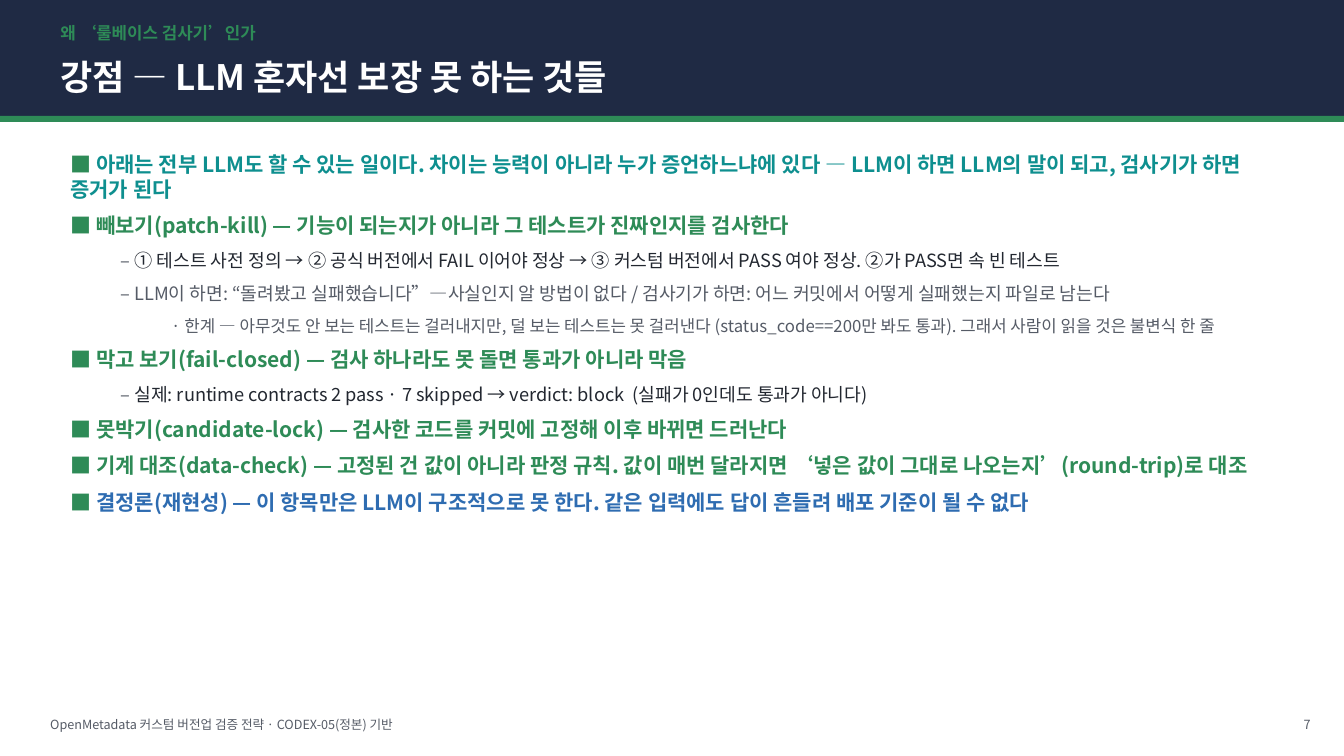
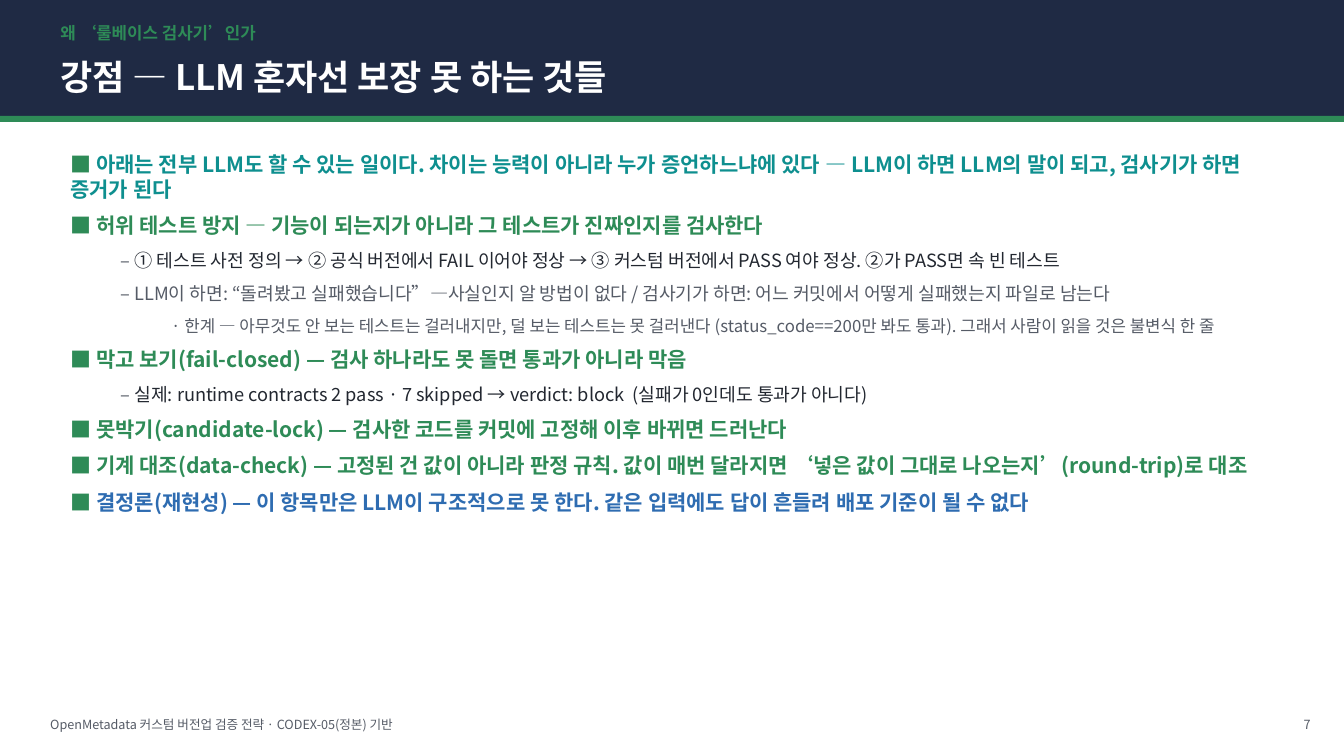
Before and after one commit to easyseop/openmetadata-lab-docs, a slide deck: slide 7 of docs/CODEX-05-전략발표.pptx. Drawn at 1344x756 pixels with LibreOffice and Linux fonts; fonts in the diff are those of the drawing. Boxes give left, top, right and bottom in pixels: in the first picture for what was removed or moved away, otherwise in the second. Text is boxed around its words. In the diff, an @@ line names an element or a change of style, - is before the commit and + after.

```diff
--- a/docs/CODEX-05-전략발표.pptx
+++ b/docs/CODEX-05-전략발표.pptx
@@ text at (x1=96, y1=215, x2=763, y2=235): text changed @@
-■ 빼보기(patch-kill) — 기능이 되는지가 아니라 그 테스트가 진짜인지를 검사한다
+■ 허위 테스트 방지 — 기능이 되는지가 아니라 그 테스트가 진짜인지를 검사한다
```
Also in this commit, not shown: 9 other slides changed, 1 slide added, 2 other files.
